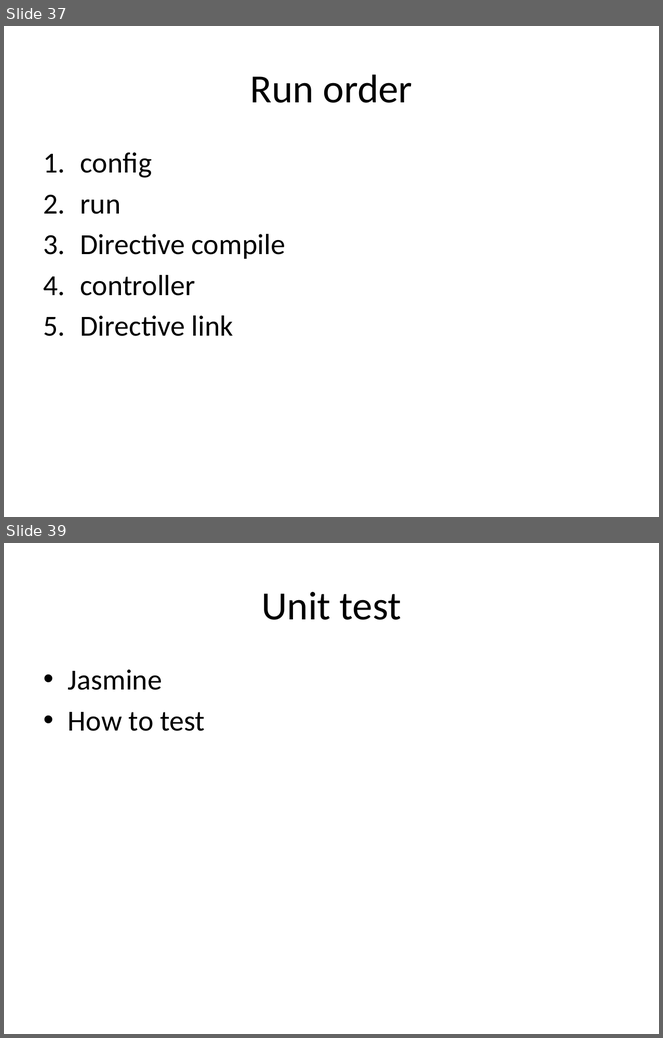
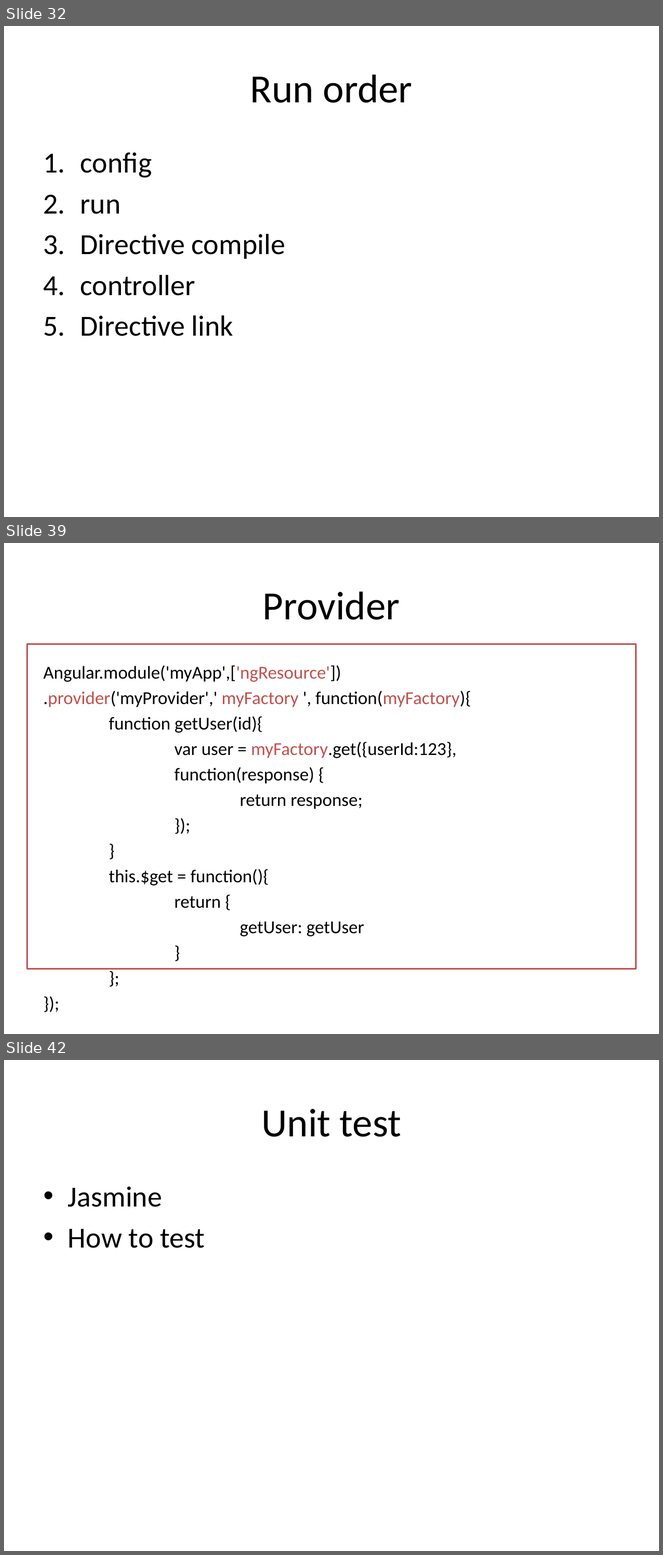
Before and after one commit to lhkingkong/angularjs-taller, a slide deck: material/AngularJS Taller.pptx. Shown one above the other, each under a label of ours: slides 37 and 39 before the commit, slides 32, 39 and 42 after it; the slides between them are not shown. The pictures are 663x1038 and 663x1555 pixels, drawn with LibreOffice and Linux fonts; fonts in the diff are those of the drawing. Boxes give left, top, right and bottom in pixels: in the first picture for what was removed or moved away, otherwise in the second. Text is boxed around its words. In the diff, an @@ line names an element or a change of style, - is before the commit and + after.

```diff
--- a/material/AngularJS Taller.pptx
+++ b/material/AngularJS Taller.pptx
@@ slide 39 added at bbox=[4, 543, 659, 1034], background #FFFFFF @@
@@ title added at bbox=[263, 591, 400, 620], 44 pt, text #000000 @@
+Provider
@@ rectangle added at bbox=[27, 644, 636, 969], fill #FFFFFF, outline #C0504D 2 pt @@
@@ text added at bbox=[44, 665, 471, 937], 20 pt, text #000000 @@
+Angular.module('myApp',['ngResource'])
+.provider('myProvider',' myFactory ', function(myFactory){
+function getUser(id){
+var user = myFactory.get({userId:123},
+function(response) {
+return response;
+});
+}
+this.$get = function(){
+return {
+getUser: getUser
+}
+};
+});
@@ what was slide 37 is now slide 32 @@
@@ what was slide 39 is now slide 42 @@
```
Also in this commit, not shown: 3 slides changed, 4 other slides added, 2 slides removed.
